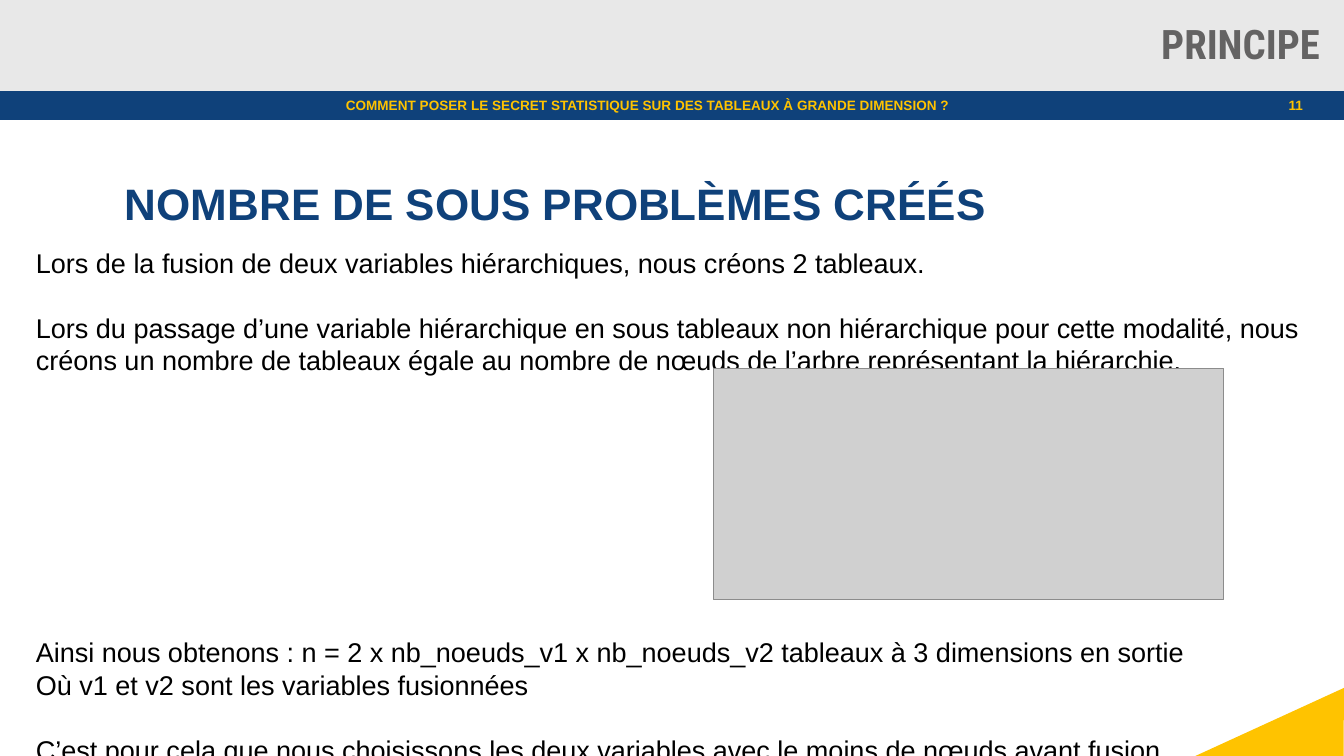
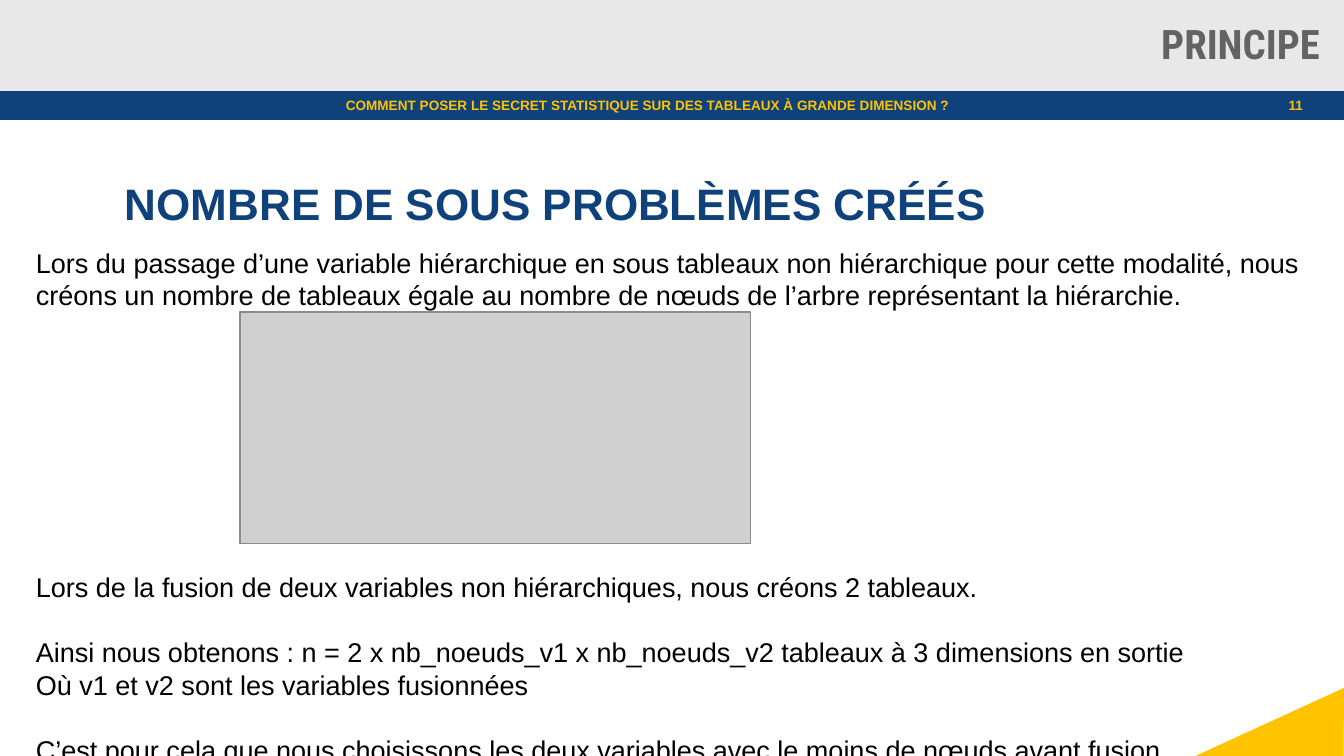
Before and after one commit to julienjamme/stage1A_2023, a slide deck: slide 11 of presentation_mi_parcours.odp. Drawn at 1344x756 pixels with LibreOffice and Linux fonts; fonts in the diff are those of the drawing; grey boxes stand for pictures; background and template pictures are left out. Boxes give left, top, right and bottom in pixels: in the first picture for what was removed or moved away, otherwise in the second. Text is boxed around its words. In the diff, an @@ line names an element or a change of style, - is before the commit and + after.

```diff
--- a/presentation_mi_parcours.odp
+++ b/presentation_mi_parcours.odp
@@ text at [36,253,925,278]: paragraph removed @@
-Lors de la fusion de deux variables hiérarchiques, nous créons 2 tableaux.
@@ picture: place and size @@
-picture at [713,368,1224,600]
+picture at [240,312,751,544]
@@ text at [36,577,978,602]: paragraph added @@
+Lors de la fusion de deux variables non hiérarchiques, nous créons 2 tableaux.
```
Also in this commit, not shown: 4 other slides changed, 3 slides added, 1 slide removed.
